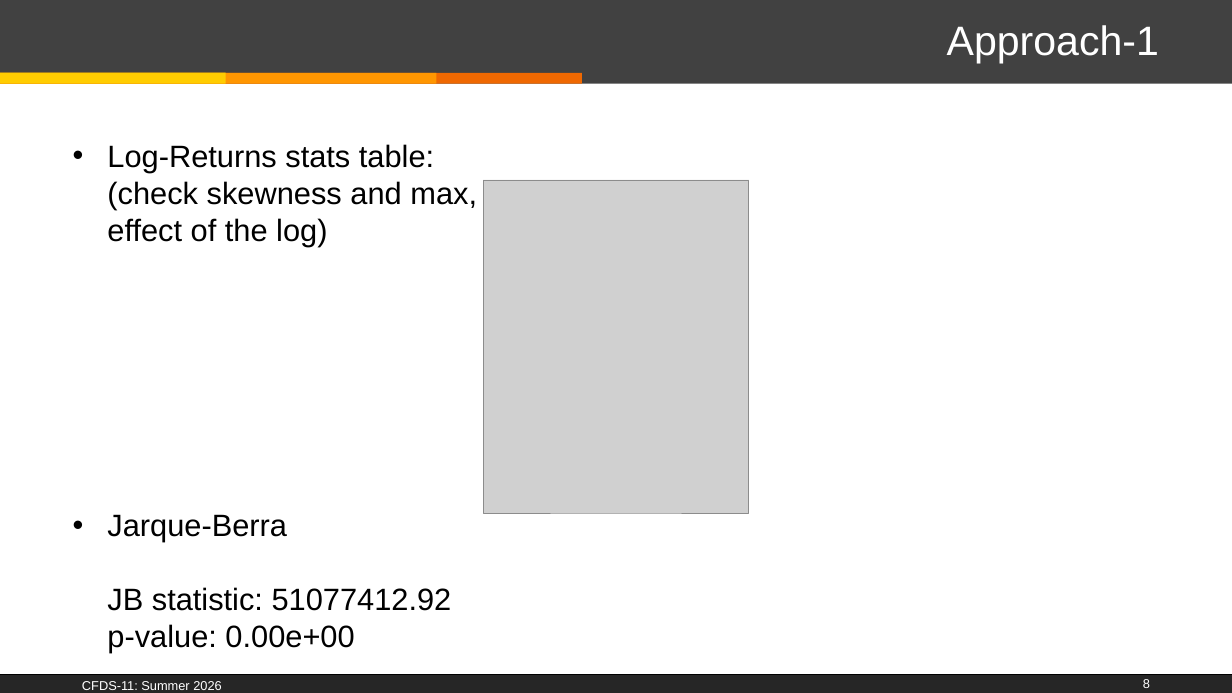
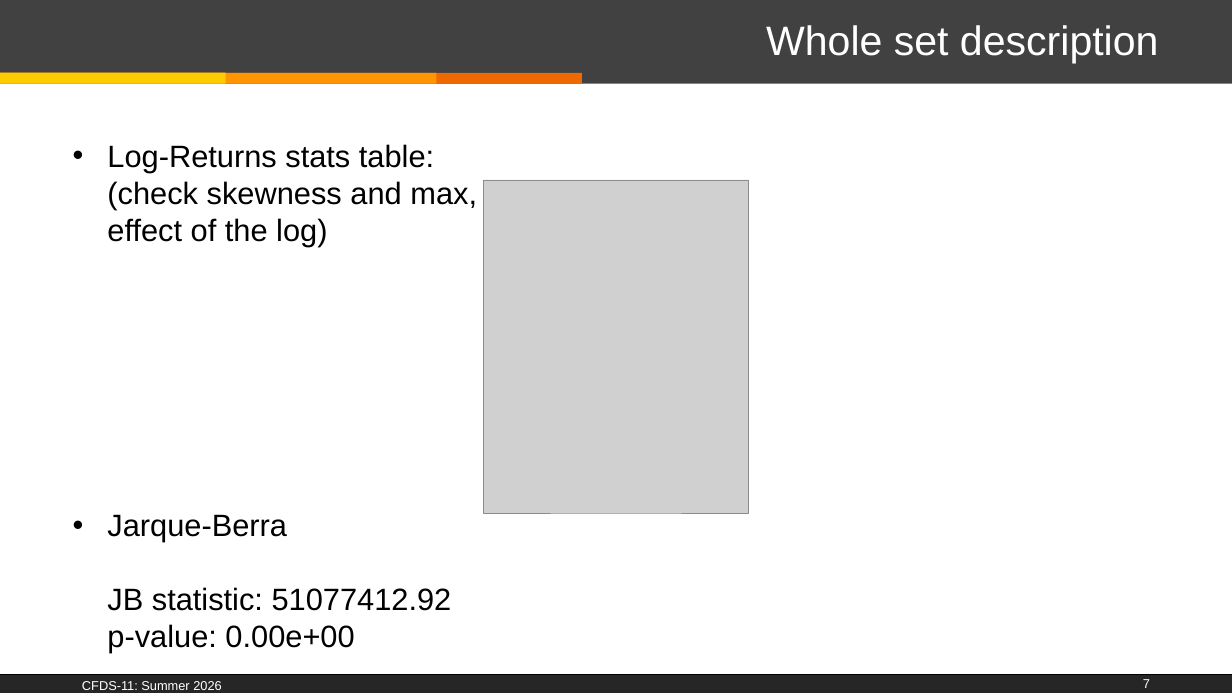
Before and after one commit to PierreNiberon/CFDS-Project, a slide deck: slide 7 of CFDS-11_Class-2025_26-Pierre.pptx (slide 8 before the commit). Drawn at 1232x693 pixels with LibreOffice and Linux fonts; fonts in the diff are those of the drawing; grey boxes stand for pictures; background and template pictures are left out. Boxes give left, top, right and bottom in pixels: in the first picture for what was removed or moved away, otherwise in the second. Text is boxed around its words. In the diff, an @@ line names an element or a change of style, - is before the commit and + after.

```diff
--- a/CFDS-11_Class-2025_26-Pierre.pptx
+++ b/CFDS-11_Class-2025_26-Pierre.pptx
@@ title at bbox=[766, 25, 1159, 63]: text changed @@
-Approach-1
+Whole set description
@@ page number at bbox=[1143, 679, 1150, 688]: text changed @@
-8
+7
```
Also in this commit, not shown: 13 other slides changed, 16 slides added, 1 other file.
